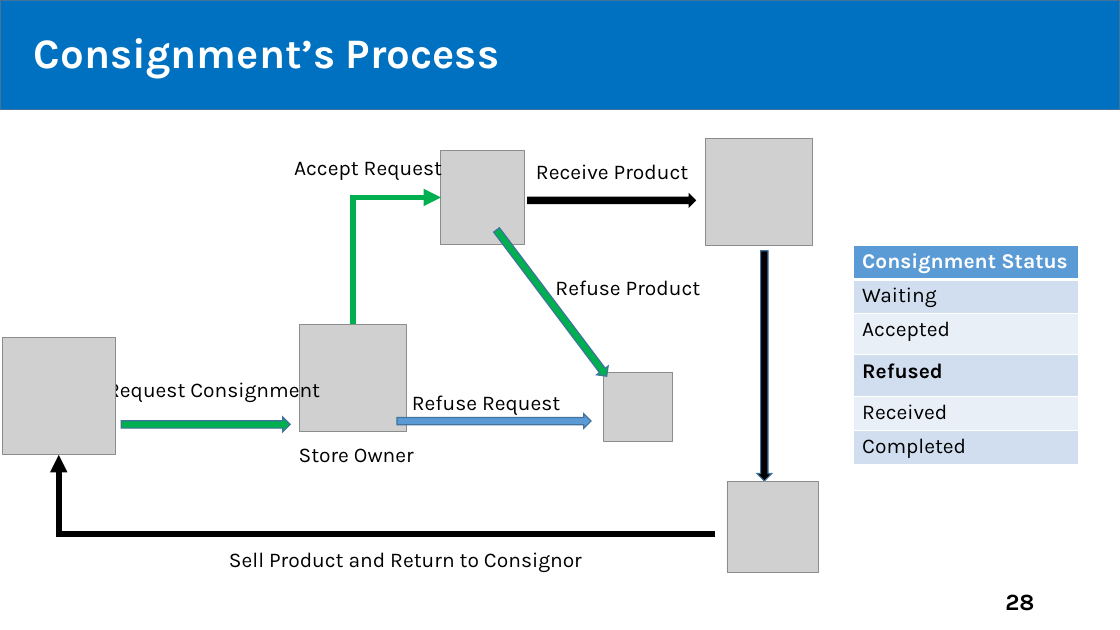
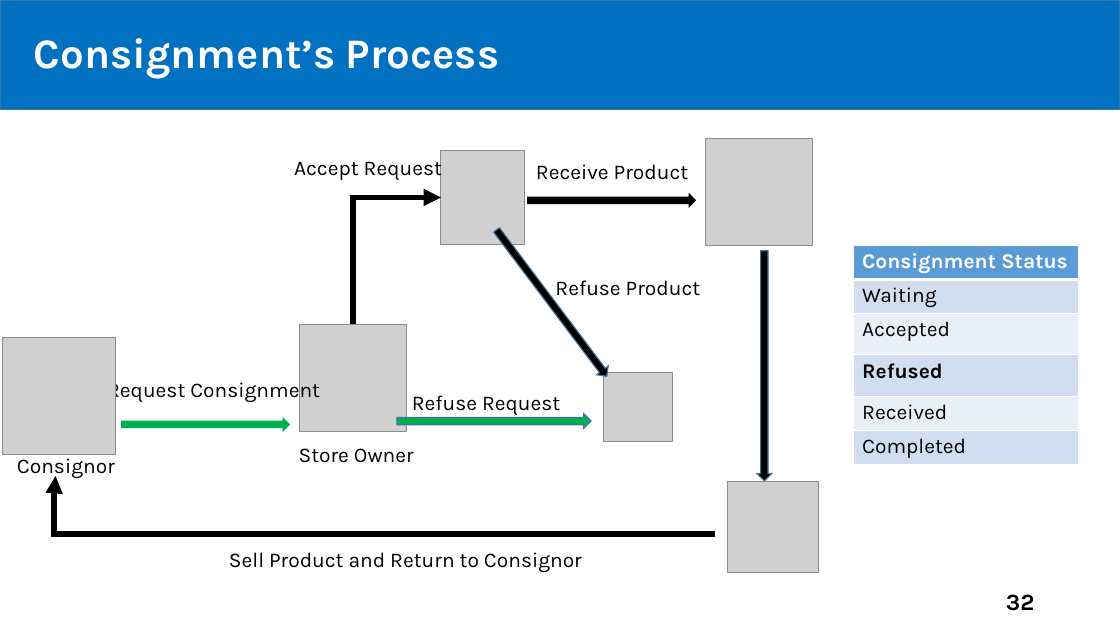
Before and after one commit to tiendan3108/CP, a slide deck: slide 32 of Source/Presentation/PreFinalPresentation.pptx (slide 28 before the commit). Drawn at 1120x630 pixels with LibreOffice and Linux fonts; fonts in the diff are those of the drawing; grey boxes stand for pictures. Boxes give left, top, right and bottom in pixels: in the first picture for what was removed or moved away, otherwise in the second. Text is boxed around its words. In the diff, an @@ line names an element or a change of style, - is before the commit and + after.

```diff
--- a/Source/Presentation/PreFinalPresentation.pptx
+++ b/Source/Presentation/PreFinalPresentation.pptx
@@ elbow arrow (353, 324) - (441, 197): stroke #00B050 5 pt to #000000 5 pt @@
@@ right arrow at (491, 225, 613, 380): fill #00B050 to #000000 @@
@@ right arrow at (121, 417, 290, 432): outline #43739E 1 pt to none @@
@@ right arrow at (397, 414, 592, 429): fill #5B9BD5 to #00B050 @@
@@ text added at (17, 454, 115, 479), 18 pt, text #000000 @@
+Consignor
@@ elbow arrow moved from (716, 534) - (59, 455) to (716, 534) - (55, 476) @@
@@ page number at (1006, 594, 1035, 611): text changed @@
-28
+32
```
Also in this commit, not shown: 24 other slides changed, 14 slides added.
